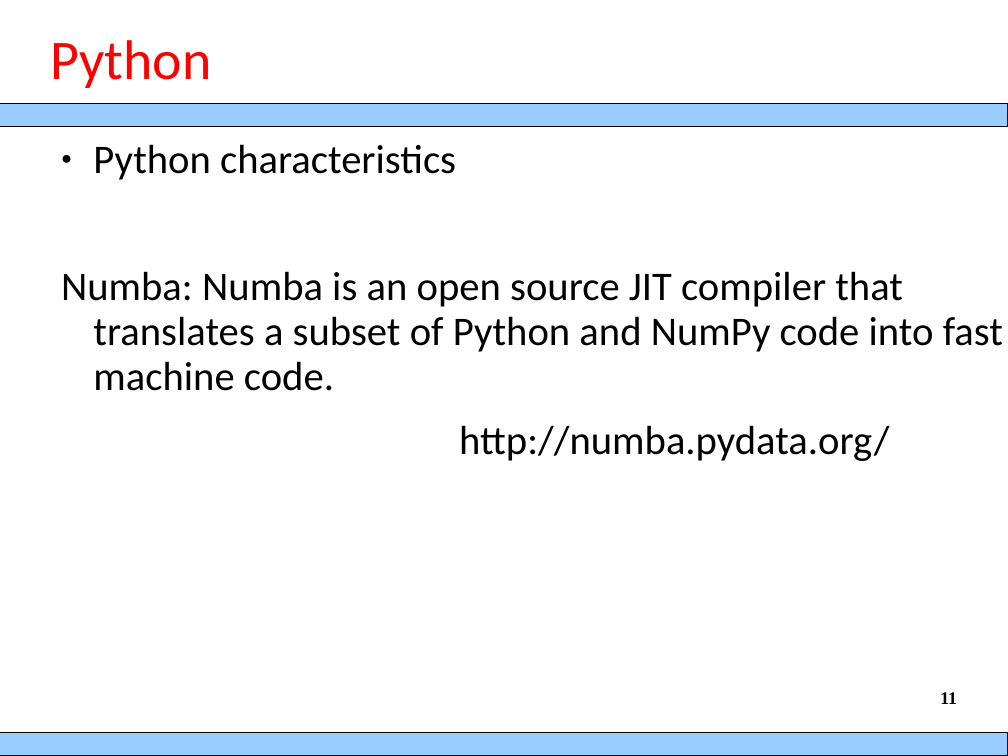
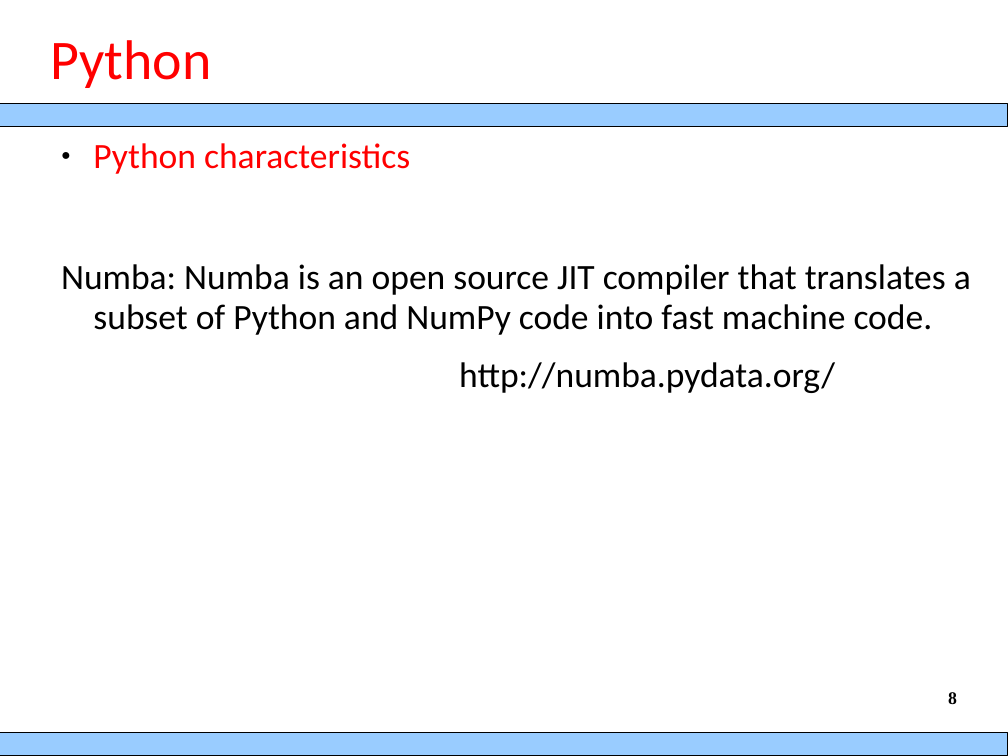
Before and after one commit to berradais/DNA-2021-2022, a slide deck: slide 8 of 2-Python_Basis/00.Python overview.ppt (slide 11 before the commit). Drawn at 1008x756 pixels with LibreOffice and Linux fonts; fonts in the diff are those of the drawing; background and template pictures are left out. Boxes give left, top, right and bottom in pixels: in the first picture for what was removed or moved away, otherwise in the second. Text is boxed around its words. In the diff, an @@ line names an element or a change of style, - is before the commit and + after.

Commit message:
update python basis

```diff
--- a/2-Python_Basis/00.Python overview.ppt
+++ b/2-Python_Basis/00.Python overview.ppt
@@ text "Python characteristics" at (x1=61, y1=143, x2=971, y2=393): size 32 to 28 pt; text colour #000000 to #FF0000 in "Python characteristics" @@
@@ page number at (x1=948, y1=692, x2=957, y2=704): text changed @@
-11
+8
```
Also in this commit, not shown: 4 other slides changed, 3 slides removed, 4 other files.
